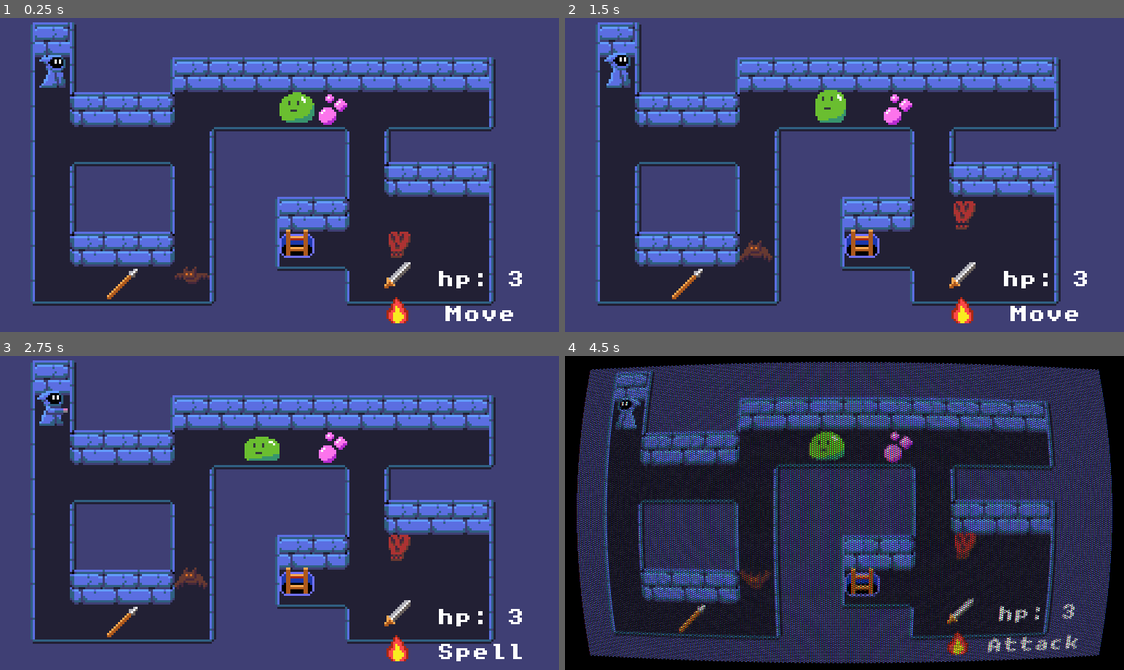
Above: before the commit, frames 1-4 (two rows, left to right).
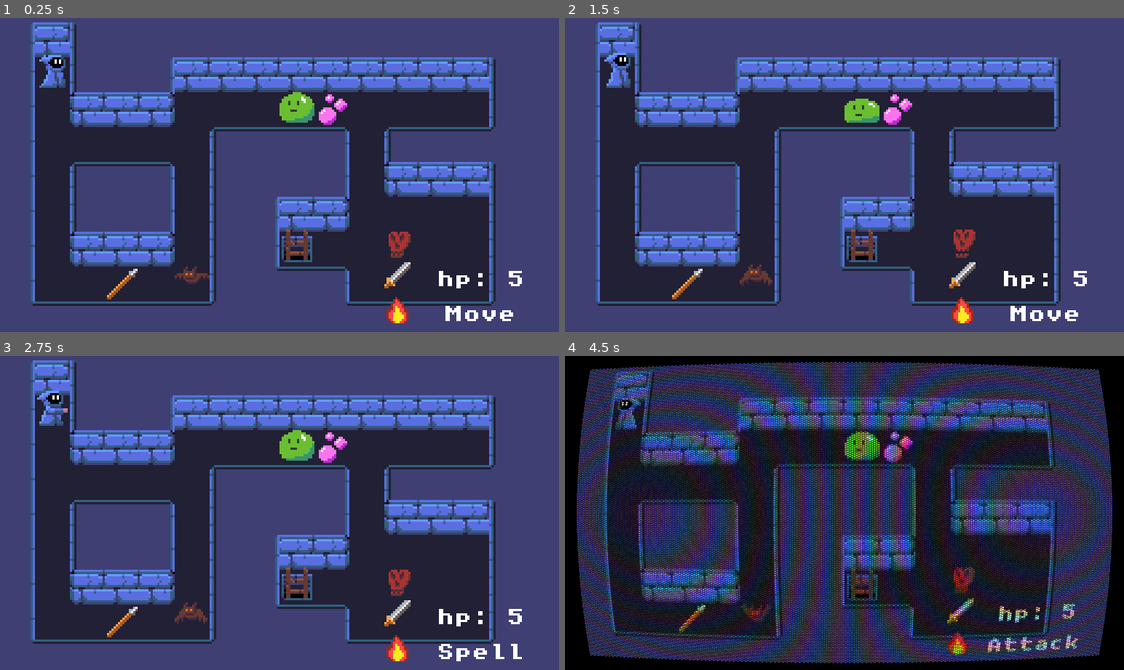
Above: after the commit, the same moments.

Repository: UpperCi/Pursuit
Game: Godot game, scene res://main.tscn
Two runs of this game, one before a commit and one after it. Both use one fixed random seed, a clock stepped at 60 frames per second and the inputs below.
Inputs:
- Up to frame 1 (0.25 s): no input
- Up to frame 2 (1.5 s): tap Enter (ui_accept) at 0.5, 0.77 s; hold D (player_right) 0.53-1.28 s; tap E (player_attack) at 0.6 s; hold Down (player_down) from 1.28 s (still down); tap R (player_grab) at 1.35 s
- Up to frame 3 (2.75 s): tap Enter (ui_accept) at 1.52 s; release Down (player_down) at 2.03 s; hold D (player_right) from 2.03 s (still down); tap Q (player_spell) at 2.1 s
- Up to frame 4 (4.5 s): release D (player_right) at 2.78 s; hold W (player_up) 2.78-3.53 s; tap 1 (toggle_shader) at 2.85 s; tap Enter (ui_accept) at 3.02, 3.77 s; hold A (player_left) from 3.53 s (still down); tap E (player_attack) at 3.6 s; tap R (player_grab) at 4.35 s

The runs differ from the first frame. In frame 1, 0.6% of the frame differs, in the area x 50-94%, y 67-84%; in frame 2, 2.4%; in frame 3, 2.4%, in the area x 31-94%, y 23-86%; in frame 4, 2.2%.

Commit message:
changes

Diff:
--- a/scenes/Exit.tscn
+++ b/scenes/Exit.tscn
@@ -1,6 +1,6 @@
 [gd_scene load_steps=3 format=2]
 
-[ext_resource path="res://assets/old/exit.png" type="Texture" id=1]
+[ext_resource path="res://assets/ladder.png" type="Texture" id=1]
 [ext_resource path="res://scripts/item.gd" type="Script" id=2]
 
 [node name="Exit" type="Node2D"]
--- a/scenes/Music.tscn
+++ b/scenes/Music.tscn
@@ -48,7 +48,7 @@
 
 [node name="HighAdd" type="Node" parent="Exploration"]
 script = ExtResource( 3 )
-chance = 0.5
+chance = 0.75
 files = [ "res://assets/ost/exploration/Exploration Add 1.ogg", "res://assets/ost/exploration/Exploration Add 2.ogg", "res://assets/ost/exploration/Exploration Add 3.ogg", "res://assets/ost/exploration/Exploration Add 4.wav.ogg" ]
 
 [node name="BaseAdd" type="Node" parent="Exploration"]
@@ -66,7 +66,7 @@
 
 [node name="HighAdd" type="Node" parent="Combat"]
 script = ExtResource( 3 )
-chance = 0.5
+chance = 0.75
 files = [ "res://assets/ost/combat/Combat Add 1.ogg", "res://assets/ost/combat/Combat Add 2.ogg", "res://assets/ost/combat/Combat Add 3.ogg", "res://assets/ost/combat/Combat Add 4.ogg" ]
 
 [node name="BaseAdd" type="Node" parent="Combat"]
@@ -84,7 +84,7 @@
 
 [node name="HighAdd" type="Node" parent="Puzzle"]
 script = ExtResource( 3 )
-chance = 0.5
+chance = 0.75
 files = [ "res://assets/ost/puzzle/Puzzle Add 1.ogg", "res://assets/ost/puzzle/Puzzle Add 2.ogg", "res://assets/ost/puzzle/Puzzle Add 3.ogg", "res://assets/ost/puzzle/Puzzle Add 4.ogg" ]
 
 [node name="BaseAdd" type="Node" parent="Puzzle"]
@@ -102,7 +102,7 @@
 
 [node name="HighAdd" type="Node" parent="Shrine"]
 script = ExtResource( 3 )
-chance = 0.5
+chance = 0.75
 files = [ "res://assets/ost/shrine/Sacred Place Add 1.ogg", "res://assets/ost/shrine/Sacred Place Add 2.ogg", "res://assets/ost/shrine/Sacred Place Add 3.ogg", "res://assets/ost/shrine/Sacred Place Add 4.ogg" ]
 
 [node name="BaseAdd" type="Node" parent="Shrine"]
--- a/scripts/bat.gd
+++ b/scripts/bat.gd
@@ -4,19 +4,35 @@
 
 func _ready():
 	$AnimationPlayer.play("Idle")
+	hp = 2
 
 func take_turn():
-	if turn % 2 == 0:
-		return true
-	var p_pos = world.player.map_pos
-	if (map_pos - p_pos).length() > 1:
-		var path = world.find_path(map_pos, p_pos)
-		var dir = map_pos - p_pos
-		if dir.x > 0:
-			spr.flip_h = false
-		elif dir.x < 0:
-			spr.flip_h = true
-		move_self(path[len(path) - 1])
+	var line_of_sight = world.line_of_sight(map_pos, p_pos)
+	update_aggro(line_of_sight)
+	if line_of_sight:
+		aggro = true
+		player_last_pos = p_pos
+	if aggro:
+		if turn % 2 == 0:
+			if in_adjacent():
+				world.player.hp -= 1
+				return true
+			var path = world.find_path(map_pos, player_last_pos)
+			var dir = map_pos - p_pos
+			flip_spr(dir.x, spr)
+			move_self(path[len(path) - 1])
+
+			line_of_sight = line_of_sight or world.line_of_sight(map_pos, p_pos)
+			aggro = line_of_sight or map_pos != player_last_pos
 	else:
-		world.player.hp -= 1
+		if turn % 3 == 0:
+			var valid_dirs = []
+			for d in world.DIRS:
+				var cell = world.get_cell(map_pos + d)
+				if cell.valid_move:
+					valid_dirs.push_back(d)
+			if len(valid_dirs) > 0:
+				var dir = valid_dirs[randi() % len(valid_dirs)]
+				flip_spr(-dir.x, spr)
+				move_self(map_pos + dir)
 	return true
--- a/scripts/entity.gd
+++ b/scripts/entity.gd
@@ -7,14 +7,38 @@
 var hp = 3 setget set_hp
 var turn = 0
 var tween: Tween
+var aggro = false
+var p_pos = Vector2.ZERO
+var player_last_pos = Vector2.ZERO
 
 onready var world = get_parent().get_parent()
 onready var map_item_scene = preload("res://scenes/Item.tscn")
+
+func update_aggro(condition):
+	if condition:
+		aggro = true
+		player_last_pos = p_pos
+
+func update_aggro_end(condition):
+	pass
+
+func in_adjacent():
+	for d in world.DIRS:
+		var pos = map_pos + d
+		if p_pos == pos:
+			return true
+	return false
 
 func _ready():
 	self.map_pos = start_pos
 	tween = Tween.new()
 	add_child(tween)
+
+func flip_spr(dirx, spr):
+	if dirx > 0:
+		spr.flip_h = false
+	elif dirx < 0:
+		spr.flip_h = true
 
 func move_self(new_pos: Vector2):
 	return world.move_entity(self, new_pos)
@@ -30,7 +54,7 @@
 	world.create_item(map_item_node)
 
 func start_turn():
-	pass
+	p_pos = world.player.map_pos
 
 func end_turn():
 	pass
@@ -39,8 +63,10 @@
 	map_pos = v
 	#position = map_pos * 16 + Vector2(8, 8)
 	if tween:
-		tween.interpolate_property(self, "position", position,
-		map_pos * 16 + Vector2(8, 8), 0.15, Tween.TRANS_QUAD,
+		var target = map_pos * 16 + Vector2(8, 8)
+		var diff = position - target
+		tween.interpolate_property(self, "position", position, target, \
+		0.15 * diff.length() / 16, Tween.TRANS_QUAD,
 		Tween.EASE_OUT)
 		tween.start()
 	else:
@@ -49,12 +75,16 @@
 func die():
 	world.delete_entity(self)
 
+func damage():
+	pass
+
 func set_hp(v):
 	if v < hp:
 		tween.interpolate_property(self, "modulate", Color(10, 10, 10),
 		Color(1, 1, 1), 0.25, Tween.TRANS_QUAD,
 		Tween.EASE_OUT)
 		tween.start()
+		damage()
 		print("ouch!")
 	elif v > hp:
 		print("yay!")
--- a/scripts/firebolt.gd
+++ b/scripts/firebolt.gd
@@ -4,7 +4,7 @@
 	COOLDOWN = 4
 
 func use(start_pos: Vector2, dir: Vector2):
-	for i in range(3):
+	for i in range(4):
 		var current_pos = start_pos + dir * i + dir
 		var cell = world.get_cell(current_pos)
 		if cell.tile != -1:
--- a/scripts/imp.gd
+++ b/scripts/imp.gd
@@ -4,19 +4,30 @@
 
 func _ready():
 	$AnimationPlayer.play("Idle")
+	hp = 2
+
+func die():
+	SFX.play_random("skull_dies", 4)
+	world.delete_entity(self)
 
 func take_turn():
-	if turn % 2 == 0:
-		return true
-	var p_pos = world.player.map_pos
-	if (map_pos - p_pos).length() > 1:
-		var path = world.find_path(map_pos, p_pos)
-		var dir = map_pos - p_pos
-		if dir.x > 0:
-			spr.flip_h = false
-		elif dir.x < 0:
-			spr.flip_h = true
-		move_self(path[len(path) - 1])
-	else:
-		world.player.hp -= 1
+	var line_of_sight = world.line_of_sight(map_pos, p_pos)
+	update_aggro(line_of_sight)
+	if line_of_sight:
+		aggro = true
+		player_last_pos = p_pos
+	if aggro:
+		if turn % 2 == 0:
+			for d in world.DIRS:
+				if (map_pos + d == p_pos or map_pos + d * 2 == p_pos):
+					world.player.hp -= 1
+					return true
+
+			var path = world.find_path(map_pos, player_last_pos)
+			var dir = map_pos - p_pos
+			flip_spr(dir.x, spr)
+			move_self(path[len(path) - 1])
+
+			line_of_sight = line_of_sight or world.line_of_sight(map_pos, p_pos)
+			aggro = line_of_sight or map_pos != player_last_pos
 	return true
--- a/scripts/player.gd
+++ b/scripts/player.gd
@@ -23,6 +23,7 @@
 				anim.play("Move")
 			ACTIONS.ATTACK:
 				anim.play("Attack", -1, 1.5)
+				SFX.play_random("knife", 4)
 			ACTIONS.SPELL:
 				anim.play("Spell", -1, 0.8)
 				SFX.play_random("spell_prepare", 4)
@@ -32,6 +33,7 @@
 	self.map_pos = start_pos
 	self.weapon = Universe.player_weapon
 	self.spell = Universe.player_spell
+	hp = 5
 	anim.play("Move")
 	world.player = self
 	update_items()
@@ -52,6 +54,9 @@
 			add_child(weapon_node)
 		update_items()
 
+func damage():
+	SFX.play_random("player_gets_damage", 4)
+
 func update_items():
 	weapon.world = world
 	spell.world = world
@@ -69,7 +74,7 @@
 		ACTIONS.ATTACK:
 			self.current_action = ACTIONS.MOVE
 			if weapon.use(map_pos, dir):
-				SFX.play_random("knife", 4)
+				SFX.play_random("knife_hit", 4)
 				return true
 		ACTIONS.SPELL:
 			self.current_action = ACTIONS.MOVE
@@ -128,4 +133,5 @@
 	if cell.item:
 		if cell.item.type == cell.item.ITEM_TYPES.EXIT:
 			var room = Universe.get_random_room()
+			SFX.play_random("footstep_multi", 6)
 			get_tree().change_scene_to(room)
--- a/scripts/poison.gd
+++ b/scripts/poison.gd
@@ -5,11 +5,12 @@
 
 func use(start_pos: Vector2, dir: Vector2):
 	var valid = false
-	for i in [Vector2.UP,Vector2.DOWN,Vector2.LEFT,Vector2.RIGHT,Vector2.ZERO]:
+	for i in world.DIRS:
 		var current_pos = start_pos + dir + i
 		var cell = world.get_cell(current_pos)
 		if cell.entity and cell.entity != player:
 			cell.entity.hp -= 1
+			SFX.play_random("spell_cast_poison", 4)
 			valid = true
 
 	return valid
--- a/scripts/slime.gd
+++ b/scripts/slime.gd
@@ -7,18 +7,43 @@
 	anim.play("Idle")
 
 func take_turn():
-	if turn % 2 == 0:
-		return true
-	anim.play("Jump")
-	var p_pos = world.player.map_pos
-	if (map_pos - p_pos).length() > 1:
-		var path = world.find_path(map_pos, p_pos)
-		var dir = map_pos - p_pos
-		if dir.x > 0:
-			spr.flip_h = false
-		elif dir.x < 0:
-			spr.flip_h = true
-		move_self(path[len(path) - 1])
+	var line_of_sight = world.line_of_sight(map_pos, p_pos)
+	update_aggro(line_of_sight)
+	if line_of_sight:
+		aggro = true
+		player_last_pos = p_pos
+	if aggro:
+		if turn % 3 != 0:
+			return true
+		anim.play("Jump")
+		for i in range(2):
+			var path = world.find_path(map_pos, player_last_pos)
+			print(len(path))
+			if len(path) <= 1:
+				world.player.hp -= 1
+				return true
+			var dir = map_pos - p_pos
+			flip_spr(dir.x, spr)
+			move_self(path[len(path) - 1])
+
+			line_of_sight = line_of_sight or world.line_of_sight(map_pos, p_pos)
+			aggro = line_of_sight or map_pos != player_last_pos
 	else:
-		world.player.hp -= 1
+		if turn % 3 != 0:
+			return true
+		var valid_dirs = []
+		for d in world.DIRS:
+			var cell = world.get_cell(map_pos + d * 2)
+			if cell.valid_move and world.get_cell(map_pos + d).valid_move:
+				valid_dirs.push_back(d * 2)
+		if len(valid_dirs) == 0:
+			for d in world.DIRS:
+				var cell = world.get_cell(map_pos + d)
+				if cell.valid_move:
+					valid_dirs.push_back(d)
+
+		if len(valid_dirs) > 0:
+			var dir = valid_dirs[randi() % len(valid_dirs)]
+			flip_spr(-dir.x, spr)
+			move_self(map_pos + dir)
 	return true
--- a/scripts/world.gd
+++ b/scripts/world.gd
@@ -8,6 +8,8 @@
 }
 
 export (ROOM_TYPES) var type
+
+const DIRS = [Vector2.UP,Vector2.DOWN,Vector2.LEFT,Vector2.RIGHT]
 
 var entities = []
 var items = []
@@ -65,6 +67,38 @@
 			Music.queue_song("Puzzle")
 		ROOM_TYPES.SHRINE:
 			Music.queue_song("Shrine")
+
+func line_of_sight(start: Vector2, end: Vector2):
+	for point in line(start, end):
+		var cell = get_cell(point)
+		if not cell.valid_path:
+			return false
+	return true
+
+# Amit Patel’s algorithm ( https://www.redblobgames.com )
+# Implementation: https://godotengine.org/qa/35276/tile-based-line-drawing-algorithm-efficiency
+func line(start: Vector2, end: Vector2):
+	var dx = end.x - start.x
+	var dy = end.y - start.y
+	var nx = abs( dx )
+	var ny = abs( dy )
+	var signX = sign( dx )
+	var signY = sign( dy )
+	var p = start
+	var points : Array = [p]
+
+	var ix = 0
+	var iy = 0
+
+	while ix < nx || iy < ny:
+		if ( ( 1 + ( ix << 1) ) * ny < ( 1 + ( iy << 1) ) * nx ):
+			p.x += signX
+			ix +=1
+		else:
+			p[1] += signY
+			iy += 1
+		points.append(p)
+	return points
 
 func update_turn():
 	var current_entity = entities[turn_index]
@@ -128,7 +162,7 @@
 				shortest_i = i
 				shortest_node = n
 
-		for dir in [Vector2.UP,Vector2.DOWN,Vector2.LEFT,Vector2.RIGHT]:
+		for dir in DIRS:
 			var pos = shortest_node.pos + dir
 			if pos == end:
 				var path = []
Binary file added: assets/ladder.ase
Binary file added: assets/ladder.png
Not shown, added: assets/ladder.png.import
Binary file changed: assets/test.ase
Not shown, changed: bin/html/MiniJam_web.pck
